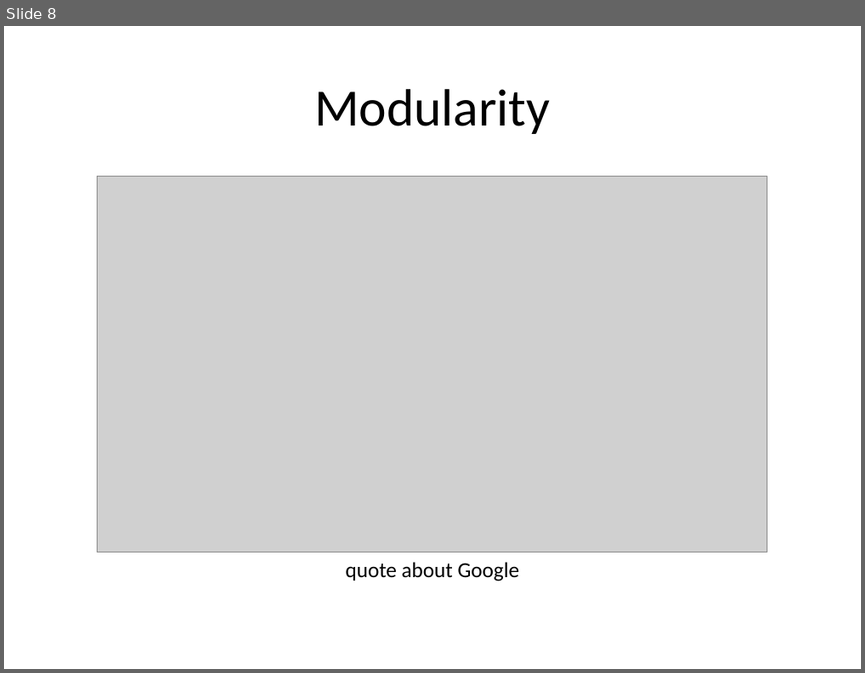
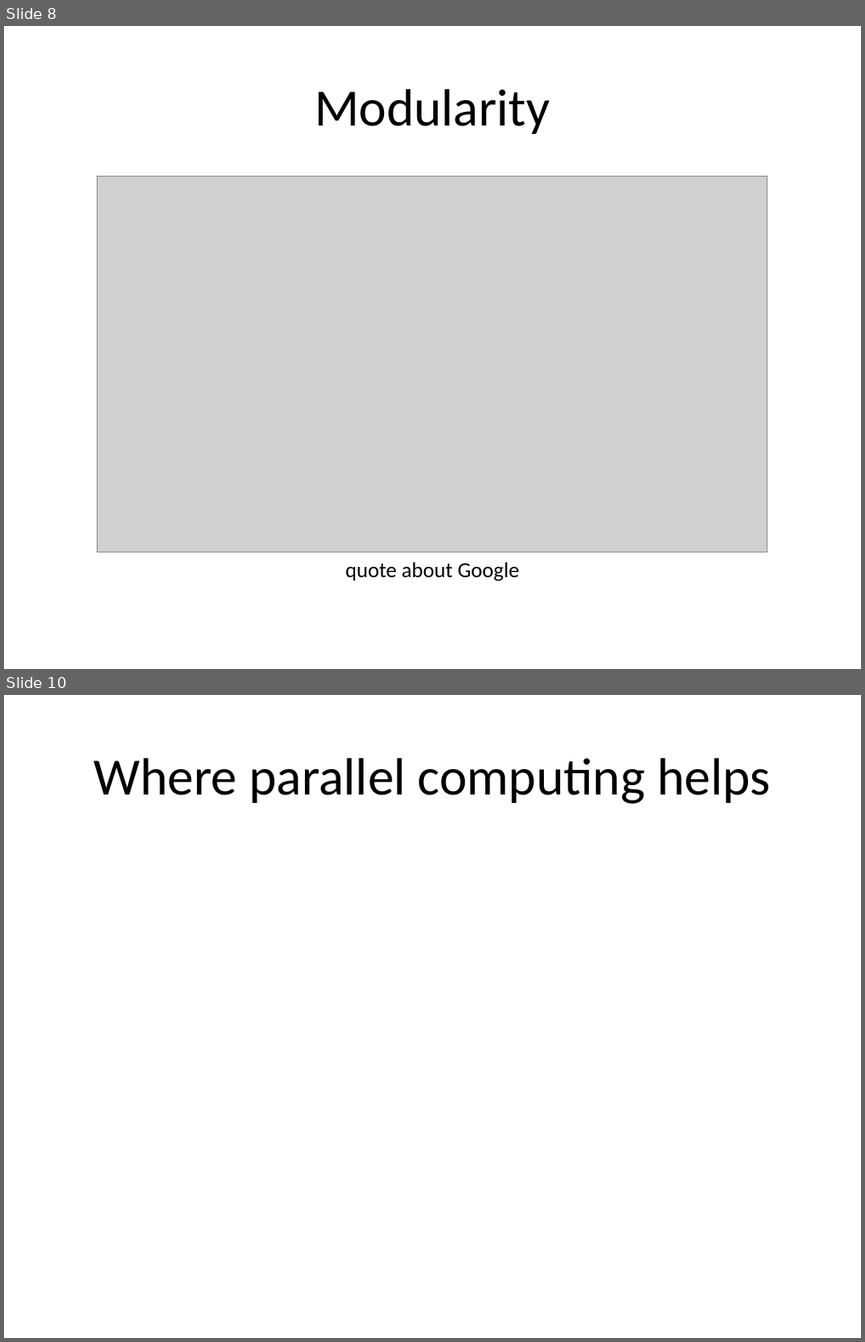
Before and after one commit to pmean/cluster-computing, a slide deck: talks/introduction.pptx. Shown one above the other, each under a label of ours: slide 8 before the commit, slides 8 and 10 after it; the slides between them are not shown. The pictures are 865x673 and 865x1342 pixels, drawn with LibreOffice and Linux fonts; fonts in the diff are those of the drawing; grey boxes stand for pictures. Boxes give left, top, right and bottom in pixels: in the first picture for what was removed or moved away, otherwise in the second. Text is boxed around its words. In the diff, an @@ line names an element or a change of style, - is before the commit and + after.

```diff
--- a/talks/introduction.pptx
+++ b/talks/introduction.pptx
@@ slide 10 added at bbox=[4, 695, 861, 1338], background #FFFFFF @@
@@ title added at bbox=[93, 758, 770, 804], 44 pt, text #000000 @@
+Where parallel computing helps
```
Also in this commit, not shown: 1 other file.
